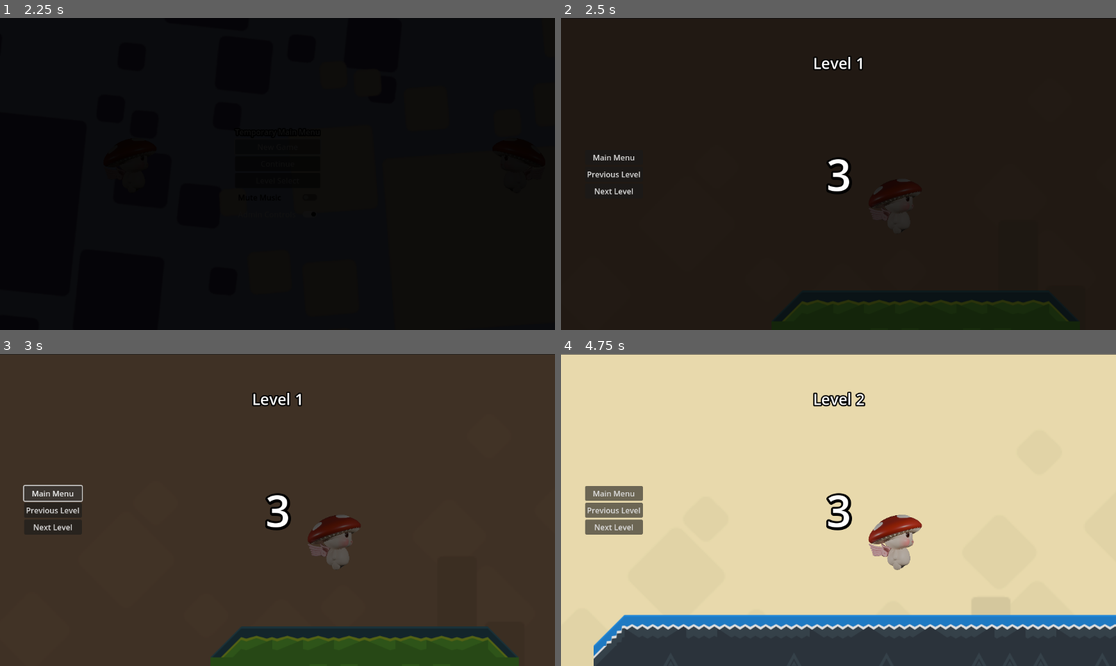
Above: before the commit, frames 1-4 (two rows, left to right).
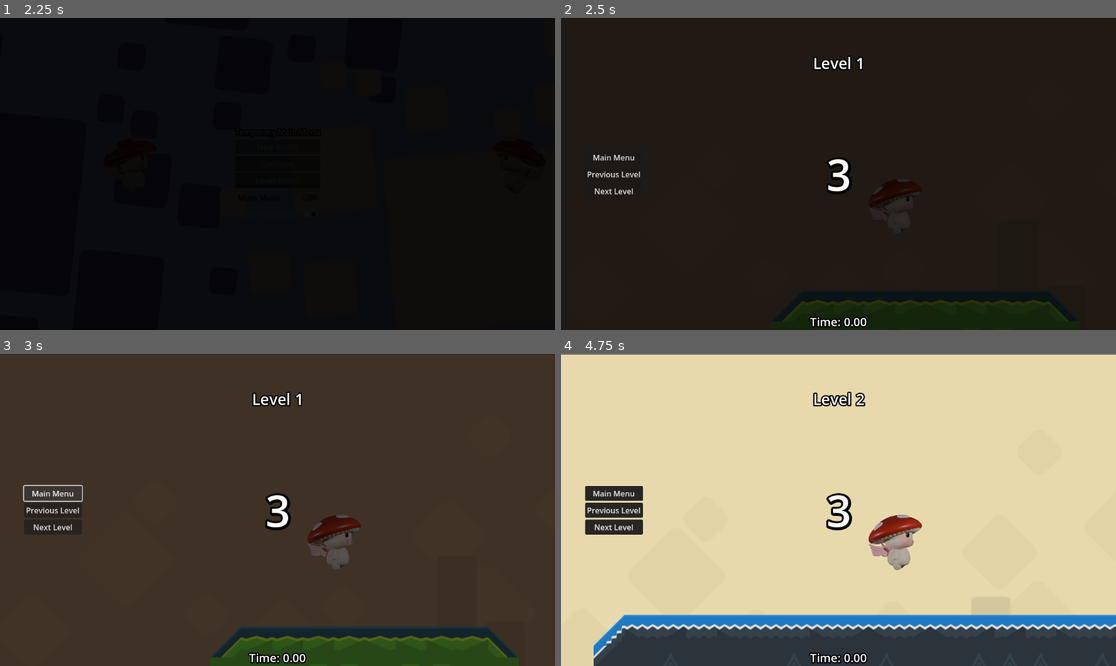
Above: after the commit, the same moments.

Repository: dustngroh/CapstoneProject
Game: Godot game, scene res://scenes/main/Game.tscn
Same seed, same stepped clock (60 frames per second), same inputs: the game is played once before the commit and once after it. The engine's default icon, where the game draws it, is replaced by a stand-in: a white triangle on a blue panel in a dark square.
Inputs:
- Up to frame 1 (2.25 s): tap Enter at 0.5 s; hold Right (walk_right) 0.53-1.25 s; tap Space (jump) at 0.77 s; click "New Game" at 1.25 s; click "New Game" at 2 s
- Up to frame 2 (2.5 s): no input
- Up to frame 3 (3 s): click "Main Menu" at 2.75 s
- Up to frame 4 (4.75 s): click "Next Level" at 3.5 s; click "Continue" at 4.25 s

Frame 1 is identical in both runs. In frame 2, 0.2% of the frame differs, in the area x 44-56%, y 95-100%; in frame 3, 0.3%; in frame 4, 1.6%, in the area x 4-56%, y 42-100%.

Commit message:
Moved UI outside of BaseLevel for reuse

Diff:
--- a/run-game/project.godot
+++ b/run-game/project.godot
@@ -19,6 +19,7 @@
 
 MusicManager="*res://scripts/music_manager.gd"
 Settings="*res://scripts/settings.gd"
+UIManager="*res://scenes/common/ui/ui_manager.tscn"
 
 [input]
 
--- a/run-game/scenes/common/ResultsScreen.tscn
+++ b/run-game/scenes/common/ResultsScreen.tscn
@@ -47,6 +47,3 @@
 grow_vertical = 2
 text = "Main Menu
 "
-
-[connection signal="pressed" from="NextLevelButton" to="." method="_on_next_level_button_pressed"]
-[connection signal="pressed" from="MainMenuButton" to="." method="_on_main_menu_button_pressed"]
--- /dev/null
+++ b/run-game/scenes/common/ui/ui_manager.tscn
@@ -0,0 +1,73 @@
+[gd_scene load_steps=7 format=3 uid="uid://bna48stbflevk"]
+
+[ext_resource type="PackedScene" uid="uid://dhikxsmxr43ju" path="res://scenes/common/ResultsScreen.tscn" id="1_bcprt"]
+[ext_resource type="AudioStream" uid="uid://chlohcx8g3x82" path="res://assets/audio/sounds/countdown.wav" id="2_1ejeb"]
+[ext_resource type="AudioStream" uid="uid://dgsuqakvss1gw" path="res://assets/audio/sounds/start.wav" id="3_l31bs"]
+
+[sub_resource type="LabelSettings" id="LabelSettings_n4h7j"]
+font_size = 24
+outline_size = 10
+outline_color = Color(0, 0, 0, 1)
+shadow_size = 0
+shadow_color = Color(0, 0, 0, 1)
+
+[sub_resource type="LabelSettings" id="LabelSettings_vblm5"]
+font_size = 90
+outline_size = 2
+outline_color = Color(0, 0, 0, 1)
+shadow_size = 20
+shadow_color = Color(0, 0, 0, 1)
+
+[sub_resource type="LabelSettings" id="LabelSettings_wibt8"]
+font_size = 32
+outline_size = 10
+outline_color = Color(0, 0, 0, 1)
+
+[node name="UIManager" type="CanvasLayer"]
+
+[node name="TimeLabel" type="Label" parent="."]
+anchors_preset = 7
+anchor_left = 0.5
+anchor_top = 1.0
+anchor_right = 0.5
+anchor_bottom = 1.0
+offset_left = -20.0
+offset_top = -23.0
+offset_right = 20.0
+grow_horizontal = 2
+grow_vertical = 0
+label_settings = SubResource("LabelSettings_n4h7j")
+
+[node name="Leaderboard" parent="." instance=ExtResource("1_bcprt")]
+
+[node name="CountdownLabel" type="Label" parent="."]
+anchors_preset = 8
+anchor_left = 0.5
+anchor_top = 0.5
+anchor_right = 0.5
+anchor_bottom = 0.5
+offset_left = -20.0
+offset_top = -11.5
+offset_right = 20.0
+offset_bottom = 11.5
+grow_horizontal = 2
+grow_vertical = 2
+label_settings = SubResource("LabelSettings_vblm5")
+
+[node name="CountdownAudio" type="AudioStreamPlayer" parent="."]
+stream = ExtResource("2_1ejeb")
+
+[node name="StartAudio" type="AudioStreamPlayer" parent="."]
+stream = ExtResource("3_l31bs")
+
+[node name="LevelLabel" type="Label" parent="."]
+anchors_preset = 5
+anchor_left = 0.5
+anchor_right = 0.5
+offset_left = -20.0
+offset_top = 71.0
+offset_right = 20.0
+offset_bottom = 94.0
+grow_horizontal = 2
+label_settings = SubResource("LabelSettings_wibt8")
+metadata/_edit_use_anchors_ = true
--- a/run-game/scenes/entities/characters/player/character_body_2d.gd
+++ b/run-game/scenes/entities/characters/player/character_body_2d.gd
@@ -1,8 +1,6 @@
 extends CharacterBody2D
 
 
-#const SPEED = 300.0
-#const JUMP_VELOCITY = -400.0
 @export var push_force = 200.0
 
 @export var normal_speed = 800
@@ -54,7 +52,6 @@
 	else:
 		velocity.x = lerp(velocity.x, 0.0, friction)
 
-	#$Sprite2D.flip_h = velocity.x < 0
 	$AnimatedSprite2D.flip_h = velocity.x < 0
 
 	move_and_slide()
--- a/run-game/scenes/levels/BaseLevel.tscn
+++ b/run-game/scenes/levels/BaseLevel.tscn
@@ -1,35 +1,13 @@
-[gd_scene load_steps=16 format=3 uid="uid://ds5twxhi7yq7j"]
+[gd_scene load_steps=10 format=3 uid="uid://ds5twxhi7yq7j"]
 
 [ext_resource type="Script" path="res://scenes/levels/base_level.gd" id="1_3y0r6"]
 [ext_resource type="PackedScene" uid="uid://bh68ke5pd617u" path="res://scenes/entities/characters/player/character_body_2d.tscn" id="2_qdxsp"]
 [ext_resource type="PackedScene" uid="uid://c7dcnp2hndaih" path="res://scenes/common/win_zone.tscn" id="2_yau4l"]
-[ext_resource type="PackedScene" uid="uid://dhikxsmxr43ju" path="res://scenes/common/ResultsScreen.tscn" id="3_abmcm"]
 [ext_resource type="PackedScene" uid="uid://coopu6svniep4" path="res://scenes/common/touch_controls.tscn" id="4_iqqkr"]
-[ext_resource type="AudioStream" uid="uid://chlohcx8g3x82" path="res://assets/audio/sounds/countdown.wav" id="6_3dscg"]
-[ext_resource type="AudioStream" uid="uid://dgsuqakvss1gw" path="res://assets/audio/sounds/start.wav" id="7_6fkqq"]
 [ext_resource type="PackedScene" uid="uid://dg7278bc2g4bx" path="res://scenes/common/admin_controls.tscn" id="8_nyb32"]
 [ext_resource type="Texture2D" uid="uid://dlq2vmodo4bso" path="res://assets/level/backgrounds/set4_background.png" id="9_ecrt5"]
 [ext_resource type="Texture2D" uid="uid://cv4mt05x7uqw6" path="res://assets/level/backgrounds/set4_tiles.png" id="10_35o38"]
 [ext_resource type="Texture2D" uid="uid://dfu64wyf45p8p" path="res://assets/level/backgrounds/set4_hills.png" id="11_mpwqk"]
-
-[sub_resource type="LabelSettings" id="LabelSettings_ynypi"]
-font_size = 24
-outline_size = 10
-outline_color = Color(0, 0, 0, 1)
-shadow_size = 0
-shadow_color = Color(0, 0, 0, 1)
-
-[sub_resource type="LabelSettings" id="LabelSettings_1qgim"]
-font_size = 90
-outline_size = 2
-outline_color = Color(0, 0, 0, 1)
-shadow_size = 20
-shadow_color = Color(0, 0, 0, 1)
-
-[sub_resource type="LabelSettings" id="LabelSettings_1i8xa"]
-font_size = 32
-outline_size = 10
-outline_color = Color(0, 0, 0, 1)
 
 [sub_resource type="WorldBoundaryShape2D" id="WorldBoundaryShape2D_16w4h"]
 
@@ -39,66 +17,9 @@
 admin_controls_scene = ExtResource("8_nyb32")
 touch_controls_scene = ExtResource("4_iqqkr")
 
-[node name="ColorRect" type="ColorRect" parent="."]
-visible = false
-offset_left = -5304.0
-offset_top = -3429.0
-offset_right = 15870.0
-offset_bottom = 10666.0
-color = Color(0.172549, 0.768627, 0.858824, 1)
-
 [node name="Timer" type="Timer" parent="."]
 
 [node name="SpawnPoint" type="Marker2D" parent="."]
-
-[node name="UI" type="CanvasLayer" parent="."]
-
-[node name="TimeLabel" type="Label" parent="UI"]
-anchors_preset = 7
-anchor_left = 0.5
-anchor_top = 1.0
-anchor_right = 0.5
-anchor_bottom = 1.0
-offset_left = -20.0
-offset_top = -23.0
-offset_right = 20.0
-grow_horizontal = 2
-grow_vertical = 0
-label_settings = SubResource("LabelSettings_ynypi")
-
-[node name="Leaderboard" parent="UI" instance=ExtResource("3_abmcm")]
-
-[node name="CountdownLabel" type="Label" parent="UI"]
-anchors_preset = 8
-anchor_left = 0.5
-anchor_top = 0.5
-anchor_right = 0.5
-anchor_bottom = 0.5
-offset_left = -20.0
-offset_top = -11.5
-offset_right = 20.0
-offset_bottom = 11.5
-grow_horizontal = 2
-grow_vertical = 2
-label_settings = SubResource("LabelSettings_1qgim")
-
-[node name="CountdownAudio" type="AudioStreamPlayer" parent="UI"]
-stream = ExtResource("6_3dscg")
-
-[node name="StartAudio" type="AudioStreamPlayer" parent="UI"]
-stream = ExtResource("7_6fkqq")
-
-[node name="LevelLabel" type="Label" parent="UI"]
-anchors_preset = 5
-anchor_left = 0.5
-anchor_right = 0.5
-offset_left = -20.0
-offset_top = 71.0
-offset_right = 20.0
-offset_bottom = 94.0
-grow_horizontal = 2
-label_settings = SubResource("LabelSettings_1i8xa")
-metadata/_edit_use_anchors_ = true
 
 [node name="BottomWorldBorder" type="Area2D" parent="."]
 position = Vector2(0, 2000)
--- a/run-game/scenes/levels/base_level.gd
+++ b/run-game/scenes/levels/base_level.gd
@@ -18,15 +18,23 @@
 var timer_running: bool = false # Paused until countdown ends
 
 @onready var game: Node = get_tree().root.get_node("Game")
+#@onready var ui_manager: Node = get_tree().root.get_node("Game/UIManager")
 @onready var level_timer: Timer = $Timer
-@onready var time_label: Label = $UI/TimeLabel
+#@onready var time_label: Label = $UI/TimeLabel
+@onready var time_label: Label = UIManager.get_node("TimeLabel")
 @onready var win_zone: Area2D = $WinZone
-@onready var leaderboard: CanvasLayer = $UI/Leaderboard
-@onready var countdown_label: Label = $UI/CountdownLabel
-@onready var level_label: Label = $UI/LevelLabel
+#@onready var leaderboard: CanvasLayer = $UI/Leaderboard
+@onready var leaderboard: CanvasLayer = UIManager.get_node("Leaderboard")
+#@onready var countdown_label: Label = $UI/CountdownLabel
+@onready var countdown_label: Label = UIManager.get_node("CountdownLabel")
+#@onready var level_label: Label = $UI/LevelLabel
+@onready var level_label: Label = UIManager.get_node("LevelLabel")
 @onready var spawn_point: Marker2D = $SpawnPoint
-@onready var countdown_player: AudioStreamPlayer = $UI/CountdownAudio
-@onready var start_player: AudioStreamPlayer = $UI/StartAudio
+#@onready var countdown_player: AudioStreamPlayer = $UI/CountdownAudio
+#@onready var start_player: AudioStreamPlayer = $UI/StartAudio
+@onready var countdown_player: AudioStreamPlayer = UIManager.get_node("CountdownAudio")
+@onready var start_player: AudioStreamPlayer = UIManager.get_node("StartAudio")
+
 
 
 func _ready():
@@ -43,14 +51,21 @@
 		# Add new controls
 		if touch_controls_instance == null:
 			touch_controls_instance = touch_controls_scene.instantiate() # Only instantiated if enabled
-			$UI.add_child(touch_controls_instance)  # Add the touch controls to the UI
+			UIManager.add_child(touch_controls_instance)  # Add the touch controls to the UI
 
 	spawn_player()
+
+	# Ensure UI is visible
+	UIManager.visible = true
 
 	# Set up Timer
 	level_timer.wait_time = 1.0
 	level_timer.one_shot = false
 
+	# Make sure timer displays 0 at start
+	update_timer_display()
+
+	# Show the level label and countdown timer
 	level_label.text = "Level " + str(current_level_number)
 	level_label.show()
 	countdown_label.show()
@@ -67,7 +82,7 @@
 	if Settings.admin_controls_enabled:
 		if admin_controls_instance == null:
 			admin_controls_instance = admin_controls_scene.instantiate() # Only instantiated if enabled
-			$UI.add_child(admin_controls_instance)  # Add the admin controls to the UI
+			UIManager.add_child(admin_controls_instance)  # Add the admin controls to the UI
 
 			# Connect buttons
 			var next_level_button = admin_controls_instance.get_node("VBoxContainer/NextLevelButton")
@@ -129,7 +144,7 @@
 	await get_tree().create_timer(1.0).timeout  # Wait for API response
 
 
-	$UI/Leaderboard/Label.text = "Final time: %.2f seconds" % elapsed_time # Display their time
+	leaderboard.get_node("Label").text = "Final time: %.2f seconds" % elapsed_time # Display their time
 
 
 func _on_bottom_world_border_body_entered(body: Node2D) -> void:
@@ -152,6 +167,5 @@
 
 func _on_main_button_pressed():
 	MusicManager.play_music("res://assets/audio/music/Lite Saturation - Calm.mp3")
-
 	if game:
 		game.load_level("res://scenes/main/MainMenu.tscn")
--- a/run-game/scenes/levels/main_levels/level_2.tscn
+++ b/run-game/scenes/levels/main_levels/level_2.tscn
@@ -10,7 +10,7 @@
 [node name="Level 2" instance=ExtResource("1_qqkmf")]
 current_level_number = 2
 
-[node name="SpawnPoint" parent="." index="2"]
+[node name="SpawnPoint" parent="." index="1"]
 position = Vector2(367.569, 614.941)
 
 [node name="Sprite2D" parent="ParallaxBackground/Background" index="0"]
@@ -22,21 +22,21 @@
 [node name="Sprite2D" parent="ParallaxBackground/Hills" index="0"]
 texture = ExtResource("6_sx1v3")
 
-[node name="TileMapLayer" type="TileMapLayer" parent="." index="6"]
+[node name="WinZone" parent="." index="4"]
+position = Vector2(7378, 564)
+
+[node name="TileMapLayer" type="TileMapLayer" parent="." index="5"]
 tile_map_data = PackedByteArray("AAAUADQAAAAEAAgAAAAUADMAAAACAAgAAAAUADIAAAAEAAgAAAAUADEAAAAEAAgAAAAUADAAAAAEAAgAAAAUAC …(123168 unchanged characters)…
 tile_set = ExtResource("2_503dh")
 
-[node name="SpeedBoostItem" parent="." index="7" instance=ExtResource("5_wm04e")]
+[node name="SpeedBoostItem" parent="." index="6" instance=ExtResource("5_wm04e")]
 position = Vector2(1093.77, 694.669)
 
-[node name="SpeedBoostItem2" parent="." index="8" instance=ExtResource("5_wm04e")]
+[node name="SpeedBoostItem2" parent="." index="7" instance=ExtResource("5_wm04e")]
 position = Vector2(2244.11, 913.302)
 
-[node name="SpeedBoostItem3" parent="." index="9" instance=ExtResource("5_wm04e")]
+[node name="SpeedBoostItem3" parent="." index="8" instance=ExtResource("5_wm04e")]
 position = Vector2(3922.54, 1128.57)
 
-[node name="SpeedBoostItem4" parent="." index="10" instance=ExtResource("5_wm04e")]
+[node name="SpeedBoostItem4" parent="." index="9" instance=ExtResource("5_wm04e")]
 position = Vector2(5008.98, 1256.39)
-
-[node name="WinZone" parent="." index="11"]
-position = Vector2(7378, 564)
--- a/run-game/scenes/main/game.gd
+++ b/run-game/scenes/main/game.gd
@@ -3,6 +3,7 @@
 var current_level = null
 
 func _ready():
+	UIManager.get_node("Leaderboard").visible = false
 	load_level('res://scenes/main/MainMenu.tscn') # Load Main Menu on start
 
 func load_level(level_path: String):
--- a/run-game/scenes/main/main_menu.gd
+++ b/run-game/scenes/main/main_menu.gd
@@ -14,6 +14,9 @@
 	$VBoxContainer/MuteButton.set_pressed_no_signal(MusicManager.is_muted)
 	$VBoxContainer/TouchControlsButton.set_pressed_no_signal(Settings.touch_controls_enabled)
 	$VBoxContainer/AdminControlsButton.set_pressed_no_signal(Settings.admin_controls_enabled)
+
+	UIManager.visible = false # Hide the UI on main menu
+	UIManager.get_node("Leaderboard").visible = false
 
 
 # Called every frame. 'delta' is the elapsed time since the previous frame.
Not shown, changed: docs/index.html
Not shown, changed: docs/index.pck
